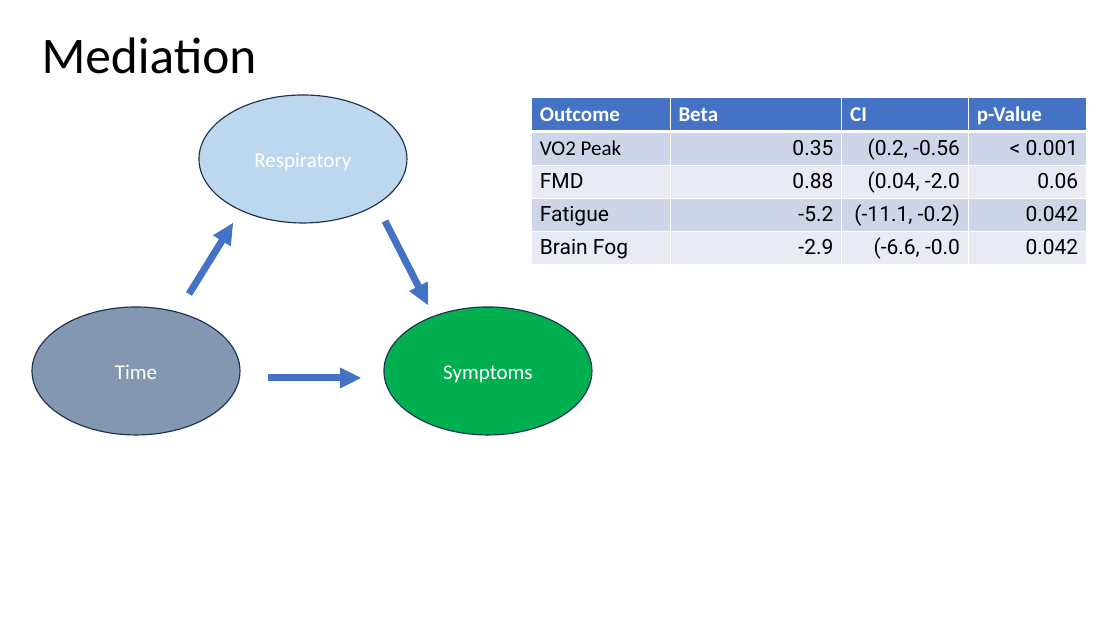
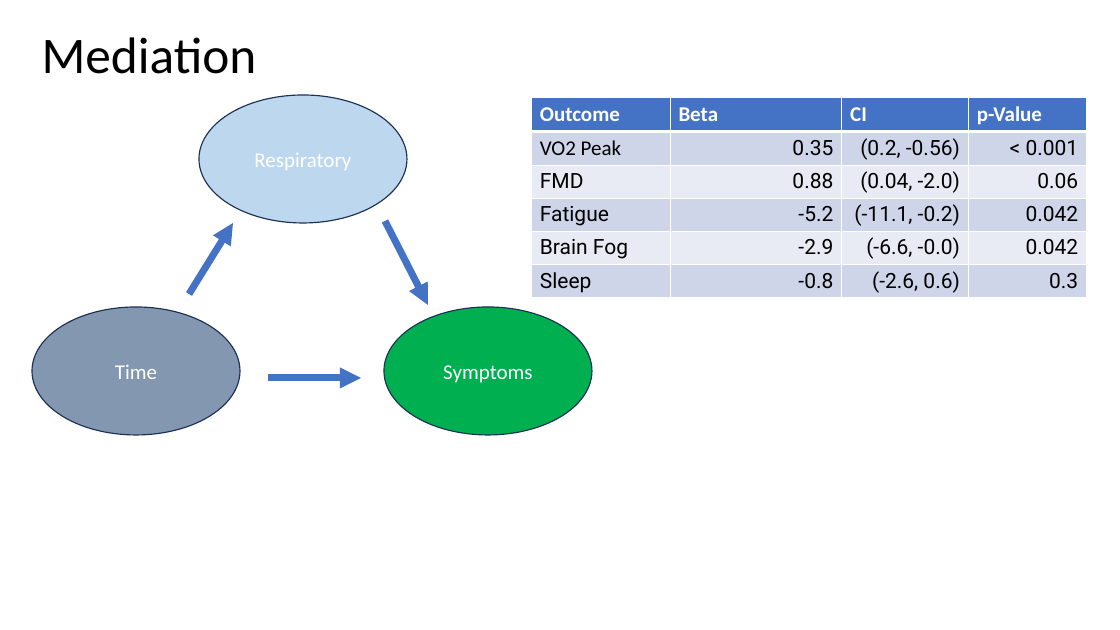
Before and after one commit to orthopedics20/longcovid, a slide deck: slide 19 of Long COVID RCT - Preliminary Analysis.pptx. Drawn at 1120x630 pixels with LibreOffice and Linux fonts; fonts in the diff are those of the drawing. Boxes give left, top, right and bottom in pixels: in the first picture for what was removed or moved away, otherwise in the second. Text is boxed around its words. In the diff, an @@ line names an element or a change of style, - is before the commit and + after.

```diff
--- a/Long COVID RCT - Preliminary Analysis.pptx
+++ b/Long COVID RCT - Preliminary Analysis.pptx
@@ table at bbox=[532, 97, 1087, 298] @@
-row 2, column 3: (0.2, -0.56
+row 2, column 3: (0.2, -0.56)
-row 3, column 3: (0.04, -2.0
+row 3, column 3: (0.04, -2.0)
-row 5: Brain Fog | -2.9 | (-6.6, -0.0 | 0.042
+row 5: Brain Fog | -2.9 | (-6.6, -0.0) | 0.042
+row 6: Sleep | -0.8 | (-2.6, 0.6) | 0.3
```
Also in this commit, not shown: 3 other files.
